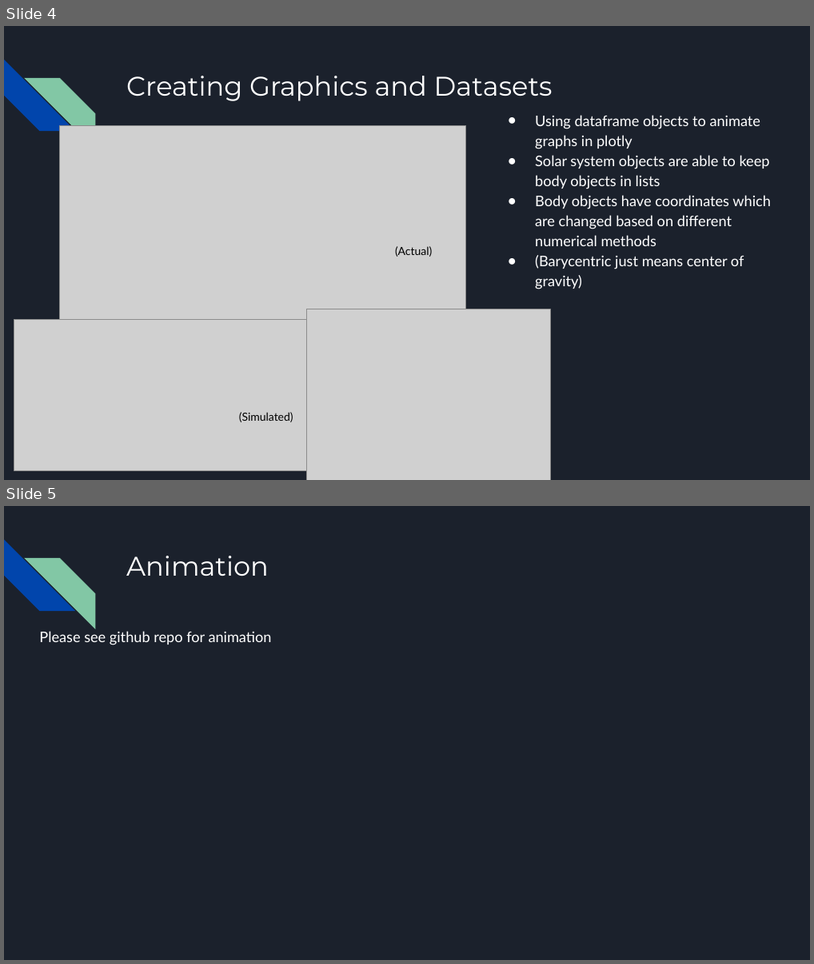
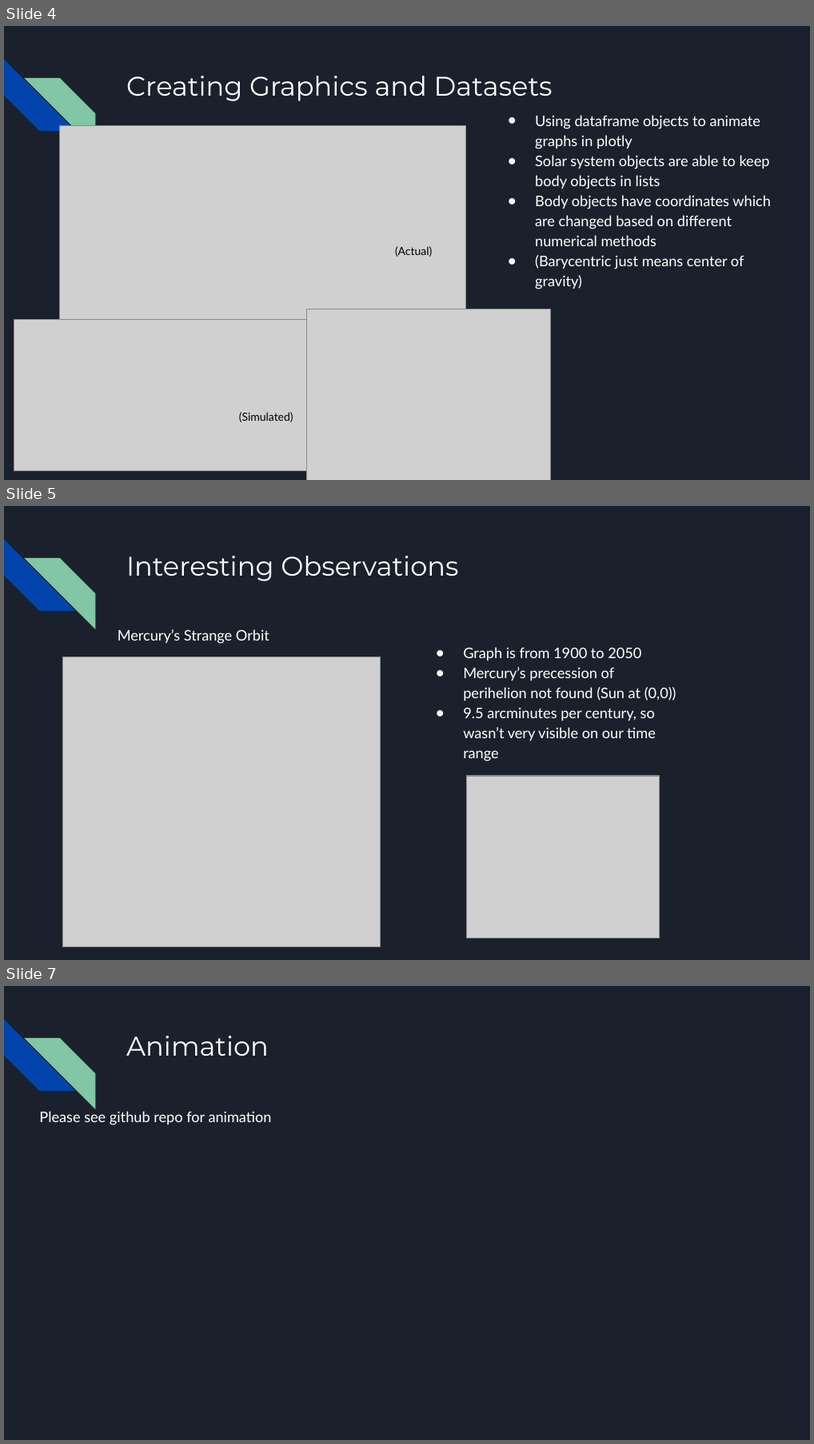
Before and after one commit to ZilD117/Final_Project, a slide deck: Final Presentation.pptx. Shown one above the other, each under a label of ours: slides 4 and 5 before the commit, slides 4, 5 and 7 after it; the slides between them are not shown. The pictures are 814x964 and 814x1444 pixels, drawn with LibreOffice and Linux fonts; fonts in the diff are those of the drawing; grey boxes stand for pictures. Boxes give left, top, right and bottom in pixels: in the first picture for what was removed or moved away, otherwise in the second. Text is boxed around its words. In the diff, an @@ line names an element or a change of style, - is before the commit and + after.

```diff
--- a/Final Presentation.pptx
+++ b/Final Presentation.pptx
@@ slide 5 added at box(4, 506, 810, 960), background #1B212C; not listed: 2 template elements that a slide beside it also shows @@
@@ title added at box(126, 556, 458, 581), 24 pt, text #FFFFFF @@
+Interesting Observations
@@ text added at box(118, 629, 270, 644), 13 pt, text #FFFFFF @@
+Mercury’s Strange Orbit
@@ text added at box(463, 647, 677, 761), 13 pt, text #FFFFFF @@
+● Graph is from 1900 to 2050
+● Mercury’s precession of perihelion not found (Sun at (0,0))
+● 9.5 arcminutes per century, so wasn’t very visible on our time range
@@ picture added at box(63, 656, 381, 946) @@
@@ picture added at box(467, 776, 660, 937) @@
@@ what was slide 5 is now slide 7 @@
```
Also in this commit, not shown: 2 slides changed, 2 other slides added.
